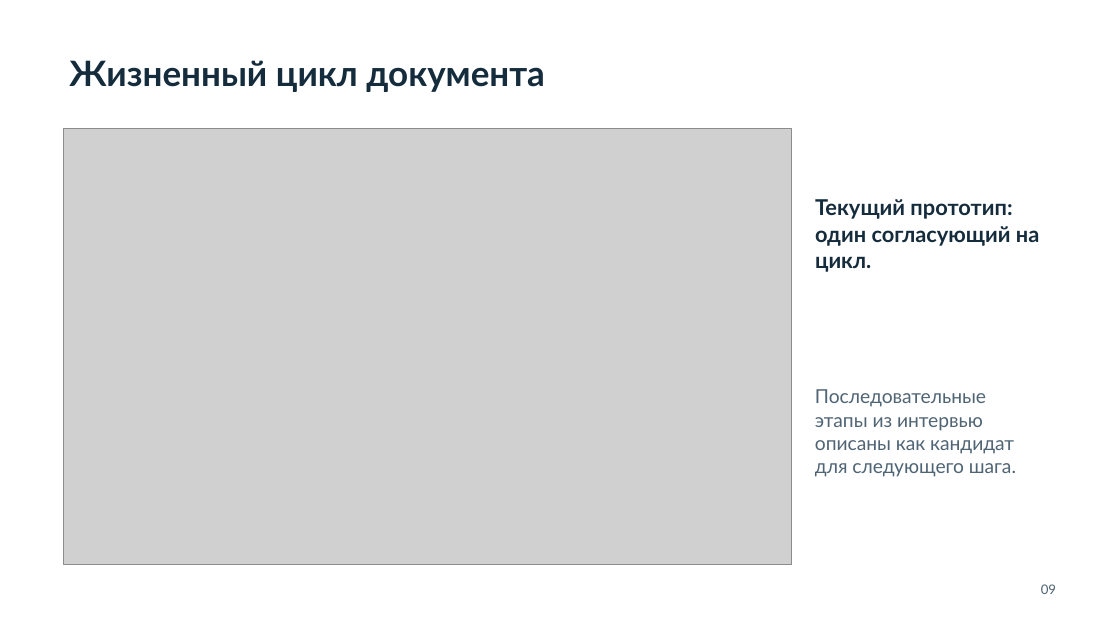
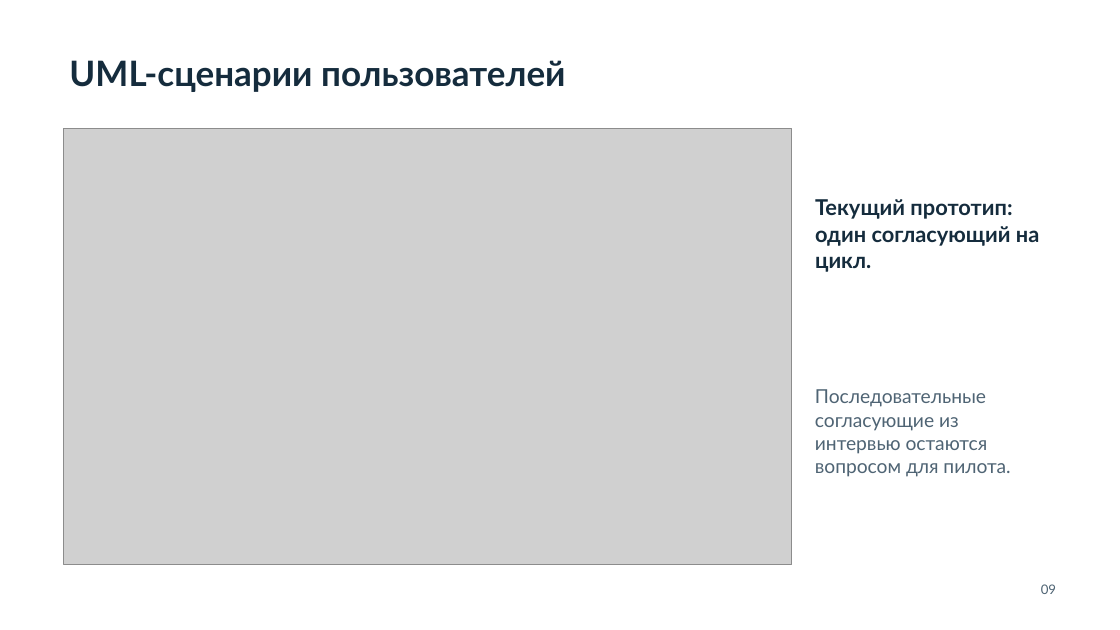
Before and after one commit to disasq/electronic-document-flow-system, a slide deck: slide 9 of docs/EDFS_Predefense_1_2026-10-24.pptx. Drawn at 1120x630 pixels with LibreOffice and Linux fonts; fonts in the diff are those of the drawing; grey boxes stand for pictures. Boxes give left, top, right and bottom in pixels: in the first picture for what was removed or moved away, otherwise in the second. Text is boxed around its words. In the diff, an @@ line names an element or a change of style, - is before the commit and + after.

```diff
--- a/docs/EDFS_Predefense_1_2026-10-24.pptx
+++ b/docs/EDFS_Predefense_1_2026-10-24.pptx
@@ text at [69,60,565,92]: text changed @@
-Жизненный цикл документа
+UML-сценарии пользователей
@@ text at [815,389,1010,477]: text changed @@
-Последовательные этапы из интервью описаны как кандидат для следующего шага.
+Последовательные согласующие из интервью остаются вопросом для пилота.
```
Also in this commit, not shown: 2 other slides changed, 28 other files.
